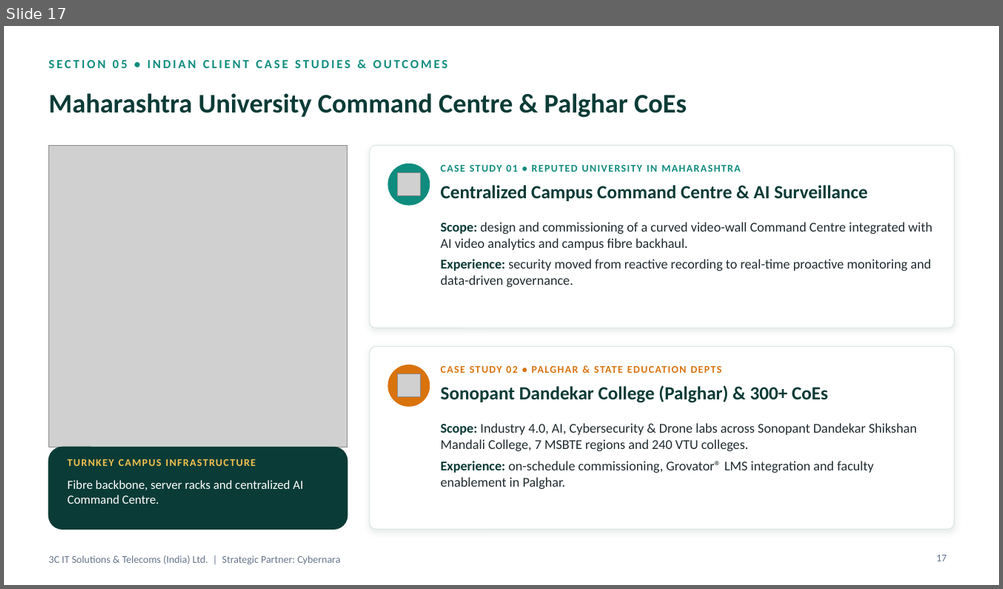
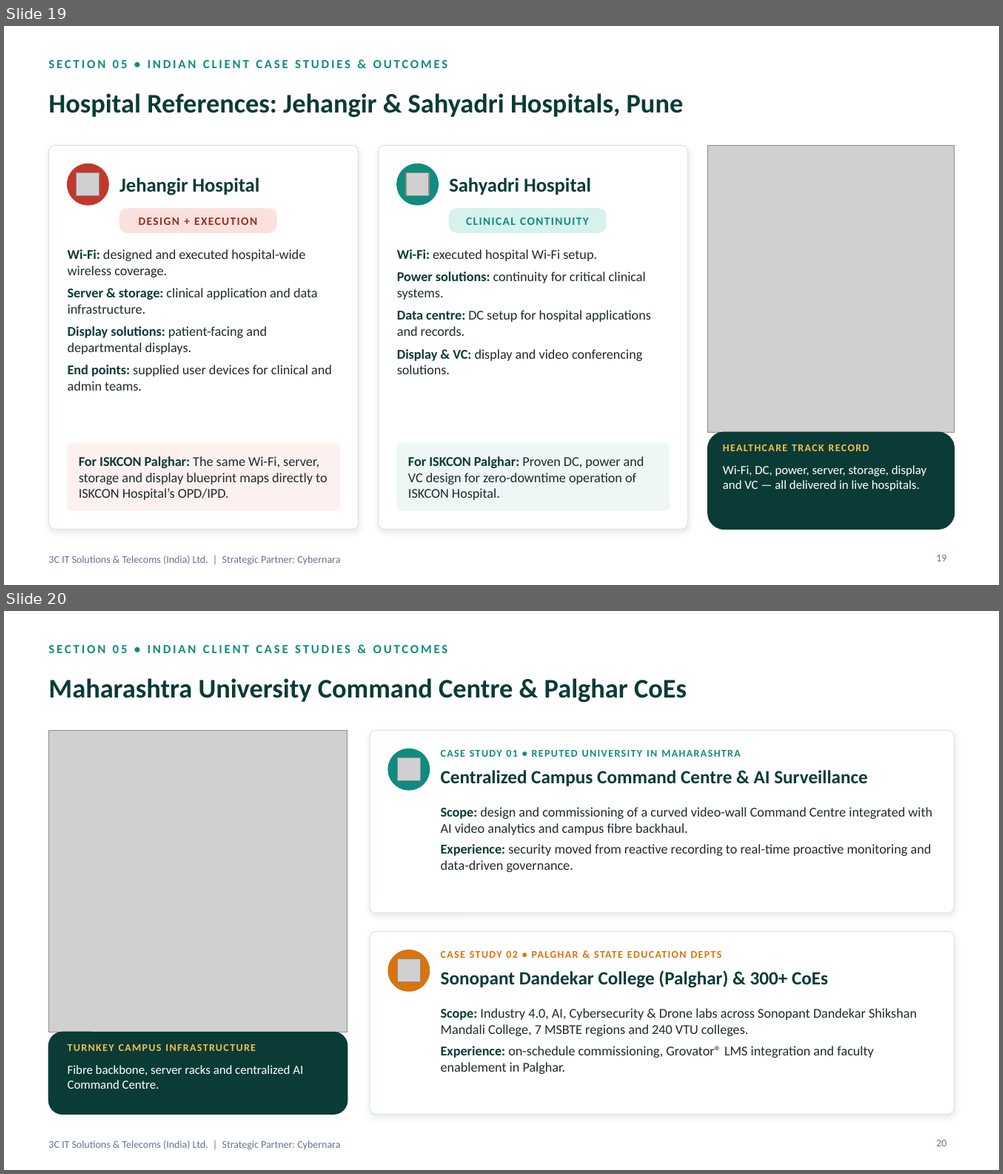
Before and after one commit to anilbhat2000-a11y/bhat, a slide deck: 3C_ITS_ISKCON_Palghar_Proposal.pptx. Shown one above the other, each under a label of ours: slide 17 before the commit, slides 19 and 20 after it. The pictures are 1003x589 and 1003x1174 pixels, drawn with LibreOffice and Linux fonts; fonts in the diff are those of the drawing; grey boxes stand for pictures; background and template pictures are left out. Boxes give left, top, right and bottom in pixels: in the first picture for what was removed or moved away, otherwise in the second. Text is boxed around its words. In the diff, an @@ line names an element or a change of style, - is before the commit and + after.

```diff
--- a/3C_ITS_ISKCON_Palghar_Proposal.pptx
+++ b/3C_ITS_ISKCON_Palghar_Proposal.pptx
@@ slide 19 added at [4,26,999,585], background #FFFFFF; not listed: 1 template element that a slide beside it also shows @@
@@ text added at [48,60,448,68], 12 pt, text #0F8C7E, bold @@
+SECTION 05 • INDIAN CLIENT CASE STUDIES & OUTCOMES
@@ title added at [48,93,683,117], 26 pt, text #0B3B36, bold @@
+Hospital References: Jehangir & Sahyadri Hospitals, Pune
@@ rounded rectangle added at [48,145,358,530], fill #FFFFFF, outline #D9E6E3 0.75 pt @@
@@ rounded rectangle added at [378,145,688,530], fill #FFFFFF, outline #D9E6E3 0.75 pt @@
@@ picture added at [708,145,954,432] @@
@@ ellipse added at [68,164,108,205], fill #C0392B, outline #C0392B 1 pt @@
@@ picture added at [77,173,99,196] @@
@@ text added at [119,178,259,195], 19 pt, text #0B3B36, bold @@
+Jehangir Hospital
@@ ellipse added at [397,164,438,205], fill #0F8C7E, outline #0F8C7E 1 pt @@
@@ picture added at [406,173,430,196] @@
@@ text added at [449,178,591,195], 19 pt, text #0B3B36, bold @@
+Sahyadri Hospital
@@ rounded rectangle added at [119,209,276,232], fill #FBE1DE, outline #FBE1DE 1 pt @@
@@ text added at [139,218,257,225], 11 pt, text #9B2C22, bold @@
+DESIGN + EXECUTION
@@ rounded rectangle added at [449,209,606,232], fill #D5F2EC, outline #D5F2EC 1 pt @@
@@ text added at [466,218,589,225], 11 pt, text #0F8C7E, bold @@
+CLINICAL CONTINUITY
@@ text added at [68,249,332,391], 13 pt, text #1F2A2E @@
+• Wi-Fi: designed and executed hospital-wide wireless coverage.
+• Server & storage: clinical application and data infrastructure.
+• Display solutions: patient-facing and departmental displays.
+• End points: supplied user devices for clinical and admin teams.
@@ text added at [397,249,650,375], 13 pt, text #1F2A2E @@
+• Wi-Fi: executed hospital Wi-Fi setup.
+• Power solutions: continuity for critical clinical systems.
+• Data centre: DC setup for hospital applications and records.
+• Display & VC: display and video conferencing solutions.
@@ rounded rectangle added at [68,444,340,511], fill #FDF1F0, outline #FDF1F0 1 pt @@
@@ rounded rectangle added at [397,444,669,511], fill #EEF7F5, outline #EEF7F5 1 pt @@
@@ rounded rectangle added at [708,432,954,530], fill #0B3B36, outline #0B3B36 1 pt @@
@@ text added at [723,445,869,452], 10 pt, text #F2C14E, bold @@
+HEALTHCARE TRACK RECORD
@@ text added at [79,457,327,500], 13 pt, text #1F2A2E @@
+For ISKCON Palghar: The same Wi-Fi, server, storage and display blueprint maps directly to ISKCON Hospital’s OPD/IPD.
@@ text added at [408,457,644,500], 13 pt, text #1F2A2E @@
+For ISKCON Palghar: Proven DC, power and VC design for zero-downtime operation of ISKCON Hospital.
@@ text added at [723,466,926,491], 12 pt, text #FFFFFF @@
+Wi-Fi, DC, power, server, storage, display and VC — all delivered in live hospitals.
@@ page number added at [936,555,946,562], 10 pt, text #64748B @@
+19
@@ what was slide 17 is now slide 20 @@
@@ page number at [936,1140,946,1147]: text changed @@
-17
+20
```
Also in this commit, not shown: 10 slides changed, 2 other slides added.
